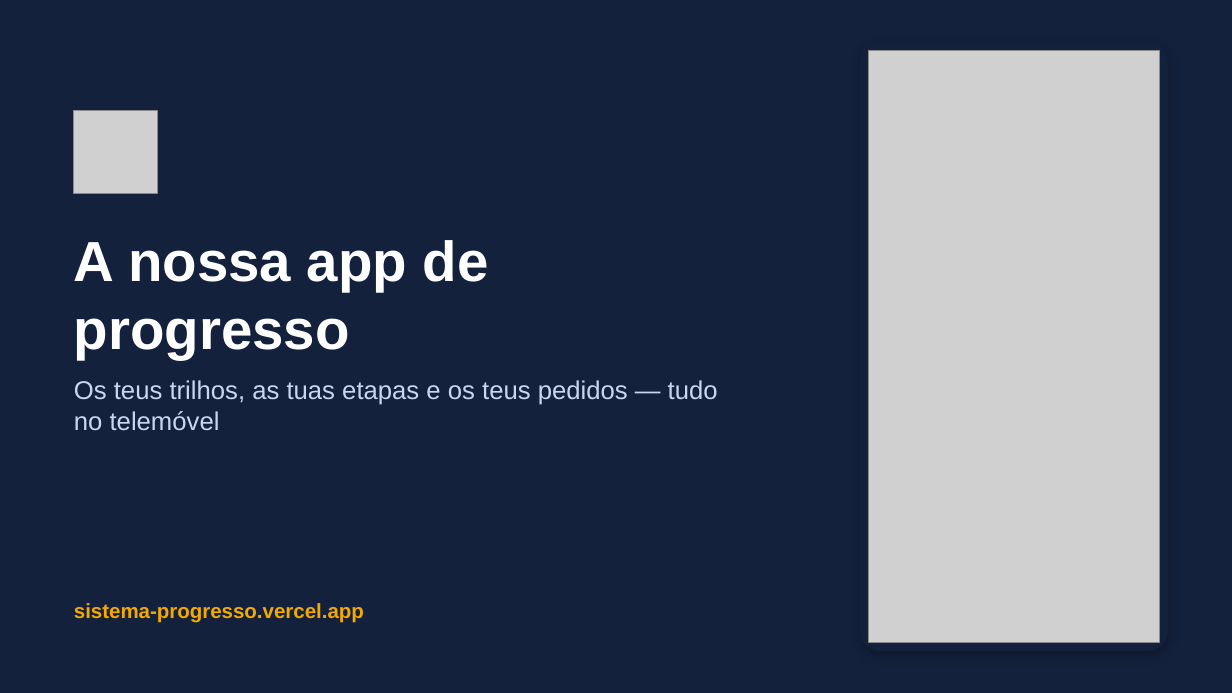
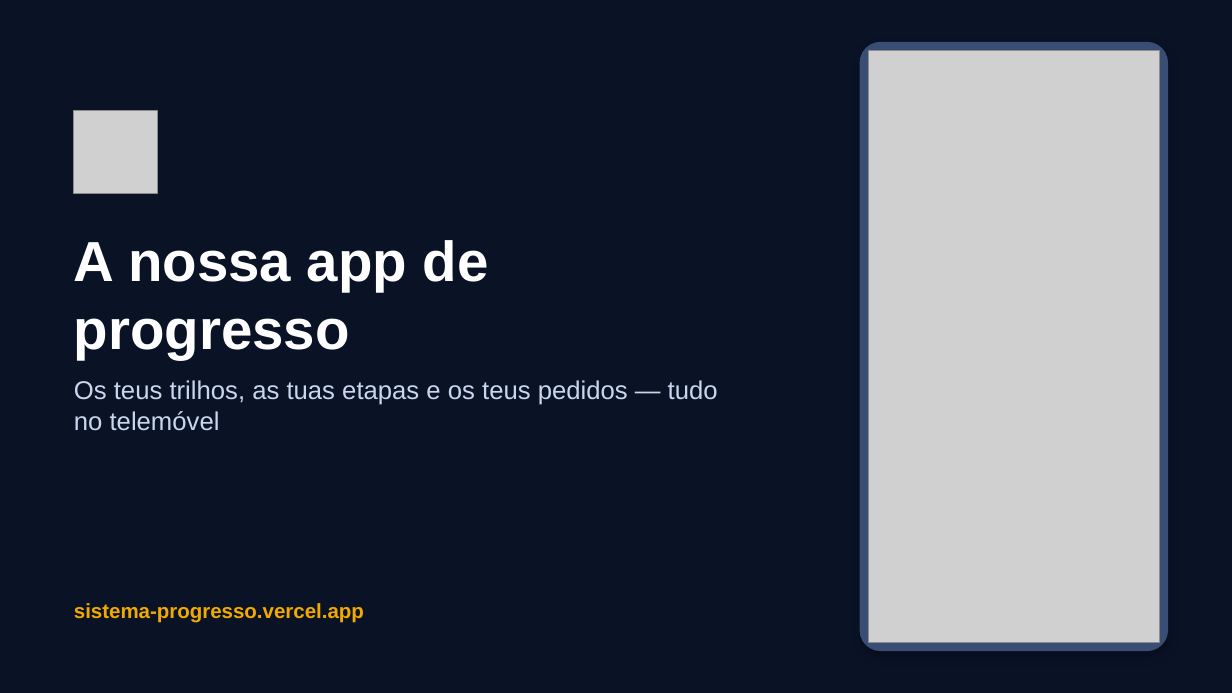
Before and after one commit to jacorreia200218-star/Sistema-Progresso, a slide deck: slide 1 of docs/apresentacao/Pioneiros-app-apresentacao.pptx. Drawn at 1232x693 pixels with LibreOffice and Linux fonts; fonts in the diff are those of the drawing; grey boxes stand for pictures. Boxes give left, top, right and bottom in pixels: in the first picture for what was removed or moved away, otherwise in the second. Text is boxed around its words. In the diff, an @@ line names an element or a change of style, - is before the commit and + after.

```diff
--- a/docs/apresentacao/Pioneiros-app-apresentacao.pptx
+++ b/docs/apresentacao/Pioneiros-app-apresentacao.pptx
@@ background #14213D to #0A1226 @@
@@ rounded rectangle at box(860, 43, 1167, 651): fill #14213D to #3A4D75; outline #14213D 1 pt to #3A4D75 1 pt @@
```
Also in this commit, not shown: 16 other slides changed.
